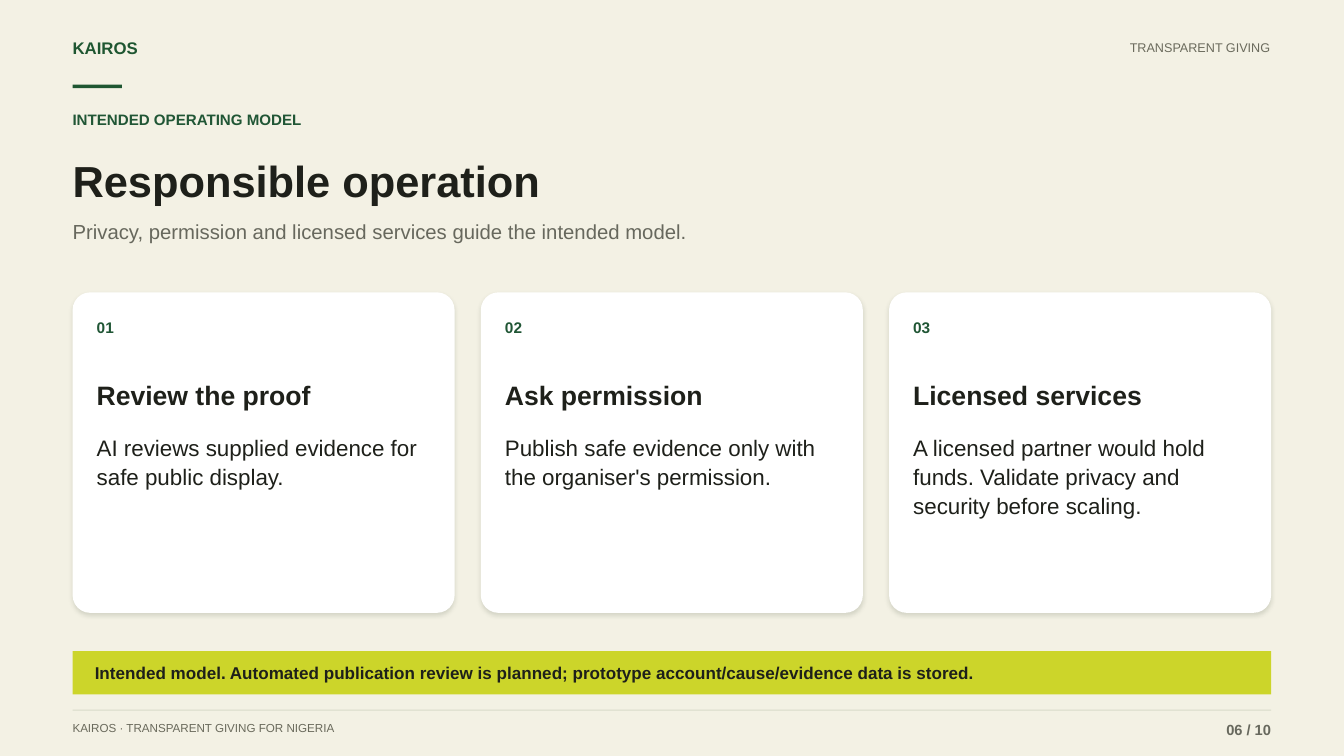
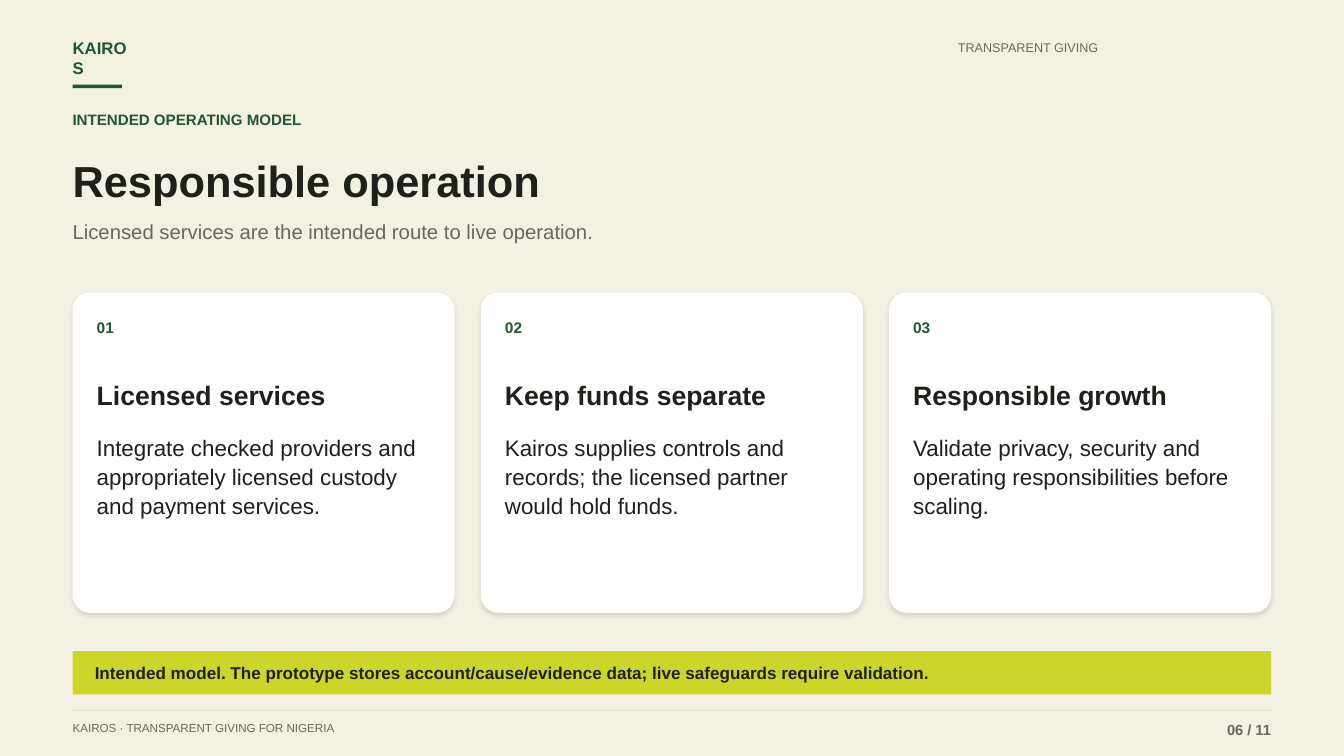
Before and after one commit to ndujesco/kairos, a slide deck: slide 6 of public/pitch-assets/faith-and-tech-finale/deck/Kairos-Faith-and-Tech-Finale.pptx. Drawn at 1344x756 pixels with LibreOffice and Linux fonts; fonts in the diff are those of the drawing. Boxes give left, top, right and bottom in pixels: in the first picture for what was removed or moved away, otherwise in the second. Text is boxed around its words. In the diff, an @@ line names an element or a change of style, - is before the commit and + after.

```diff
--- a/public/pitch-assets/faith-and-tech-finale/deck/Kairos-Faith-and-Tech-Finale.pptx
+++ b/public/pitch-assets/faith-and-tech-finale/deck/Kairos-Faith-and-Tech-Finale.pptx
@@ text "KAIROS" rewrapped from [73,42,138,54] to [73,38,138,58] @@
@@ text "TRANSPARENT GIVING": place and size @@
-text "TRANSPARENT GIVING" at [1130,43,1270,52]
+text "TRANSPARENT GIVING" at [958,43,1098,52]
@@ text at [73,224,593,243]: text changed @@
-Privacy, permission and licensed services guide the intended model.
+Licensed services are the intended route to live operation.
@@ text at [97,385,325,406]: text changed @@
-Review the proof
+Licensed services
@@ text at [505,385,766,410]: text changed @@
-Ask permission
+Keep funds separate
@@ text at [913,385,1166,410]: text changed @@
-Licensed services
+Responsible growth
@@ text at [97,439,415,519]: text changed @@
-AI reviews supplied evidence for safe public display.
+Integrate checked providers and appropriately licensed custody and payment services.
@@ text at [505,439,788,515]: text changed @@
-Publish safe evidence only with the organiser's permission.
+Kairos supplies controls and records; the licensed partner would hold funds.
@@ text at [913,439,1228,519]: text changed @@
-A licensed partner would hold funds. Validate privacy and security before scaling.
+Validate privacy, security and operating responsibilities before scaling.
@@ text at [95,666,928,683]: text changed @@
-Intended model. Automated publication review is planned; prototype account/cause/evidence data is stored.
+Intended model. The prototype stores account/cause/evidence data; live safeguards require validation.
@@ text at [1227,725,1270,735]: text changed @@
-06 / 10
+06 / 11
```
Also in this commit, not shown: 9 other slides changed, 1 slide added, 29 other files.
